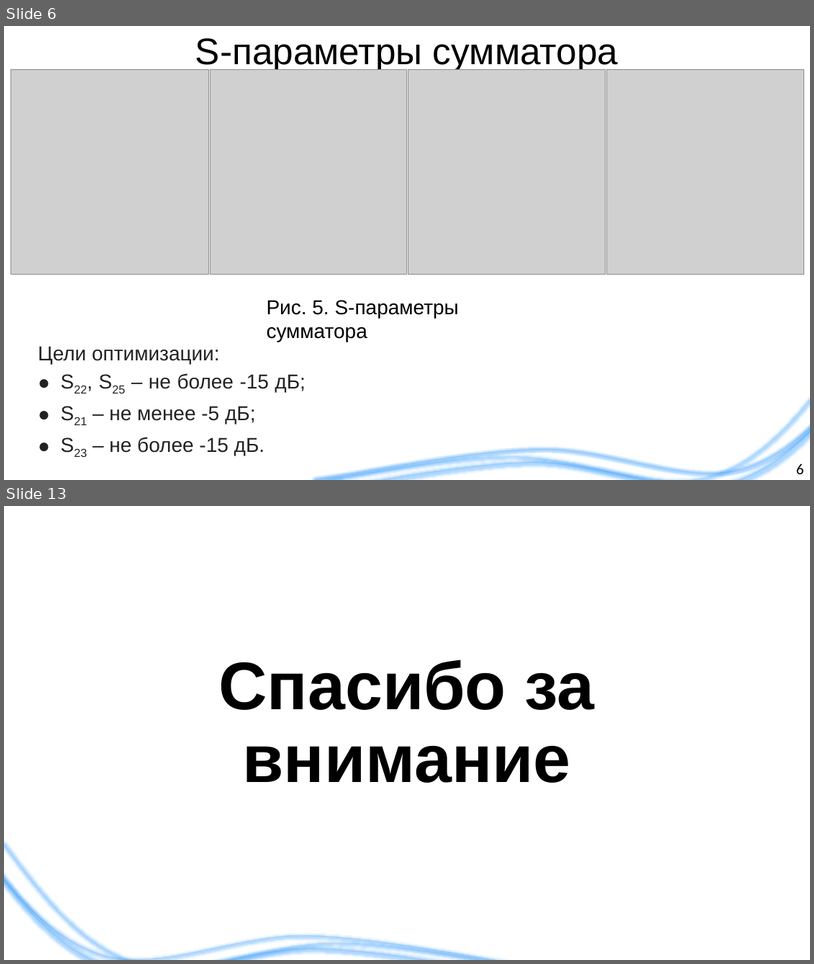
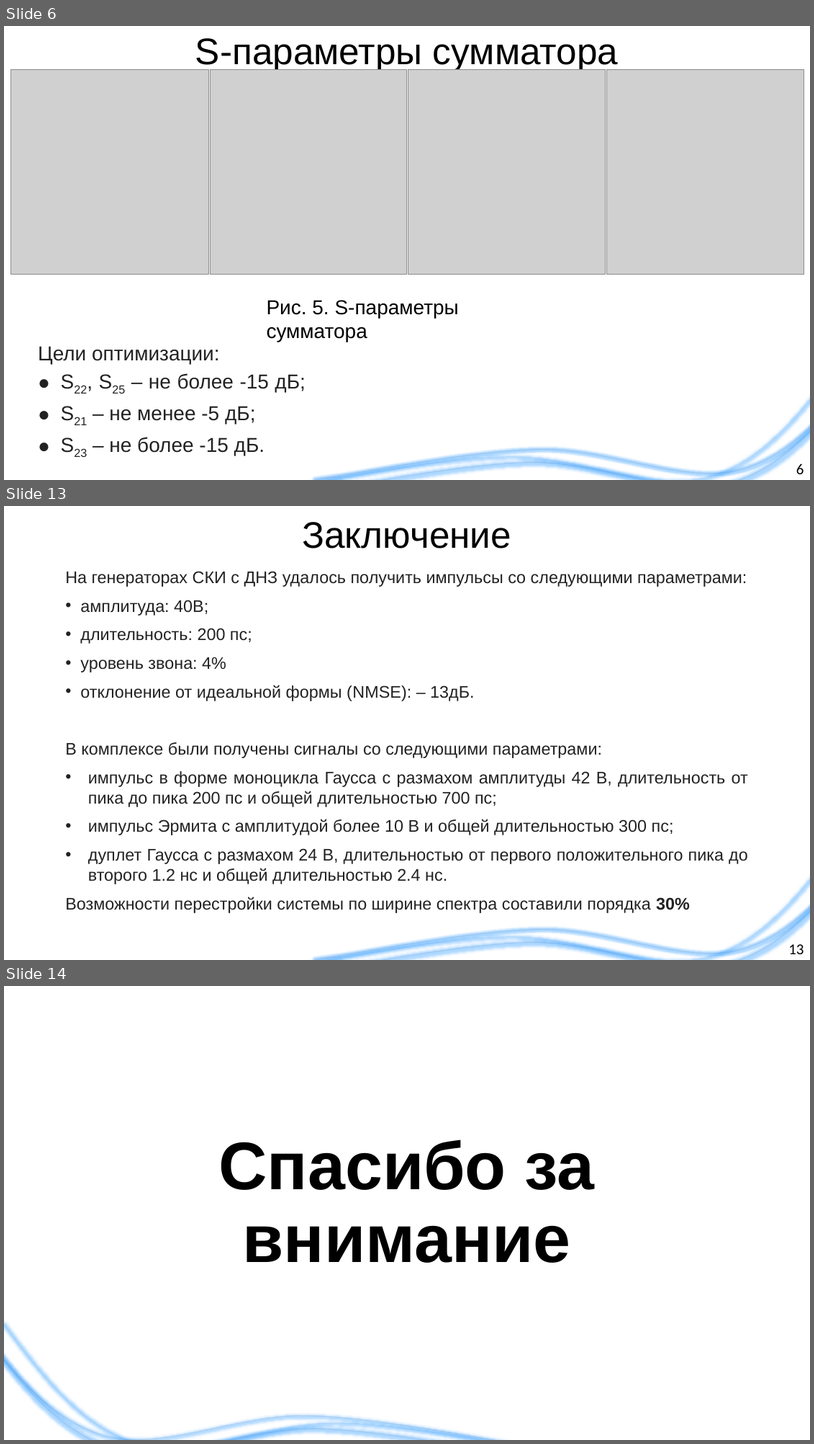
Before and after one commit to liveinscarlet/Study, a slide deck: Диссертация и предзащита/Презентация для предзащиты.pptx. Shown one above the other, each under a label of ours: slides 6 and 13 before the commit, slides 6, 13 and 14 after it; the slides between them are not shown. The pictures are 814x964 and 814x1444 pixels, drawn with LibreOffice and Linux fonts; fonts in the diff are those of the drawing; grey boxes stand for pictures; background and template pictures are left out. Boxes give left, top, right and bottom in pixels: in the first picture for what was removed or moved away, otherwise in the second. Text is boxed around its words. In the diff, an @@ line names an element or a change of style, - is before the commit and + after.

```diff
--- a/Диссертация и предзащита/Презентация для предзащиты.pptx
+++ b/Диссертация и предзащита/Презентация для предзащиты.pptx
@@ slide 13 added at box(4, 506, 810, 960), background #FFFFFF; not listed: 3 template elements that a slide beside it also shows @@
@@ title added at box(302, 522, 512, 548), 44 pt, text #000000 @@
+Заключение
@@ text added at box(65, 571, 748, 913), 20 pt, text #222222 @@
+На генераторах СКИ с ДНЗ удалось получить импульсы со следующими параметрами:
+• амплитуда: 40В;
+• длительность: 200 пс;
+• уровень звона: 4%
+• отклонение от идеальной формы (NMSE): – 13дБ.
+В комплексе были получены сигналы со следующими параметрами:
+• импульс в форме моноцикла Гаусса с размахом амплитуды 42 В, длительность от пика до пика 200 пс и общей длительностью 700 пс;
+• импульс Эрмита с амплитудой более 10 В и общей длительностью 300 пс;
+• дуплет Гаусса с размахом 24 В, длительностью от первого положительного пика до второго 1.2 нс и общей длительностью 2.4 нс.
+Возможности перестройки системы по ширине спектра составили порядка 30%
@@ page number added at box(789, 944, 804, 954), 18 pt, text #000000 @@
+13
@@ what was slide 13 is now slide 14 @@
```
Also in this commit, not shown: 7 slides changed, 1 other slide added, 1 slide removed, 3 other files.
